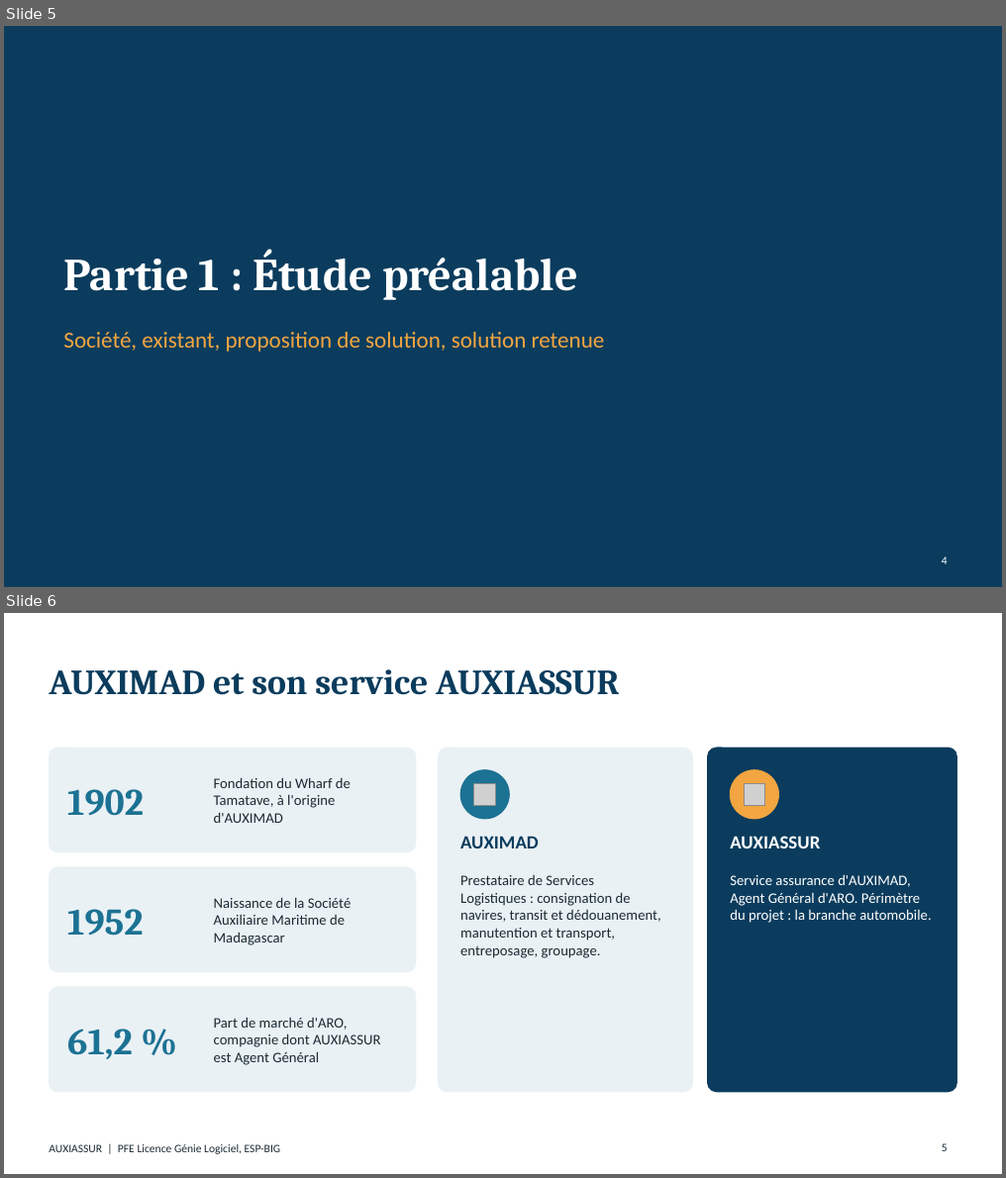
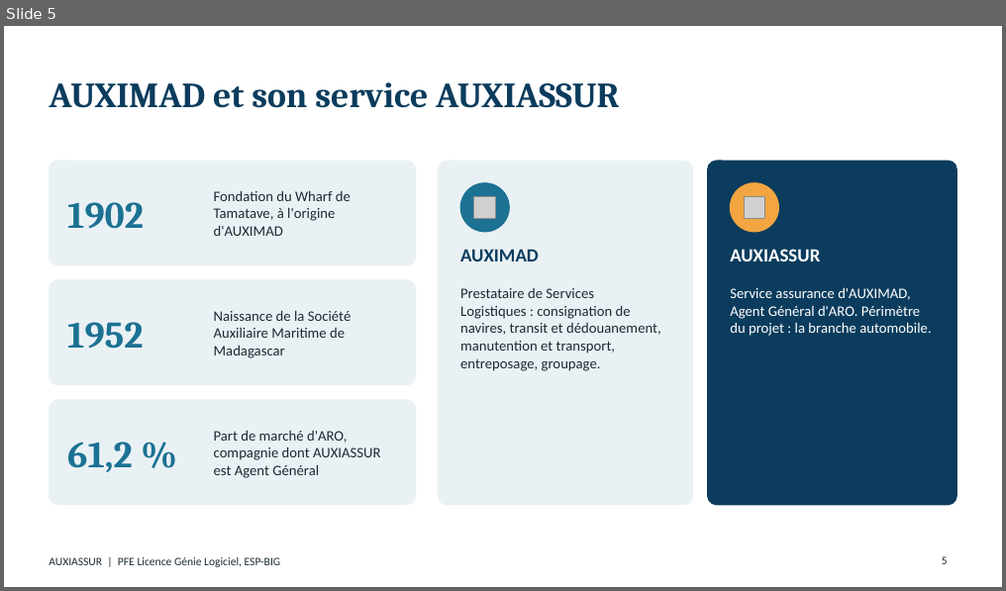
Before and after one commit to LaithSama/AUXIDRIVE, a slide deck: Sources/Conception et developpement d'une application de gestion d'assurance automobile - soutenance.pptx. Shown one above the other, each under a label of ours: slides 5 and 6 before the commit, slide 5 after it. The pictures are 1006x1178 and 1006x591 pixels, drawn with LibreOffice and Linux fonts; fonts in the diff are those of the drawing; grey boxes stand for pictures. Boxes give left, top, right and bottom in pixels: in the first picture for what was removed or moved away, otherwise in the second. Text is boxed around its words. In the diff, an @@ line names an element or a change of style, - is before the commit and + after.

```diff
--- a/Sources/Conception et developpement d'une application de gestion d'assurance automobile - soutenance.pptx
+++ b/Sources/Conception et developpement d'une application de gestion d'assurance automobile - soutenance.pptx
@@ slide 5 removed at [4,26,1002,587], background #0B3C5D @@
@@ title removed at [63,249,578,300] @@
-Partie 1 : Étude préalable
@@ text removed at [63,332,605,352] @@
-Société, existant, proposition de solution, solution retenue
@@ text removed at [942,557,947,565] @@
-4
@@ what was slide 6 is now slide 5 @@
```
Also in this commit, not shown: 1 slide changed, 2 other slides removed, 32 other files.
